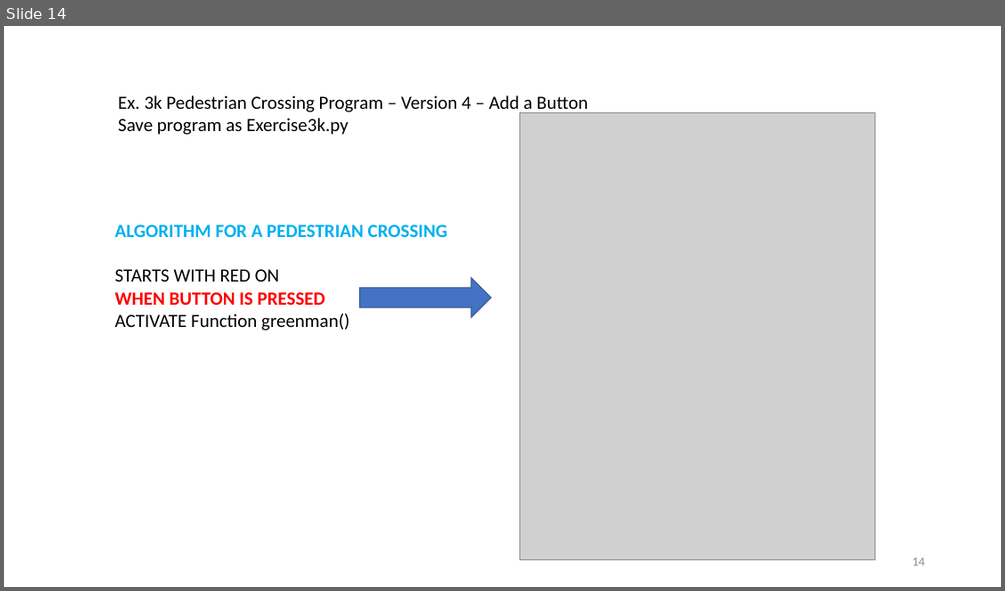
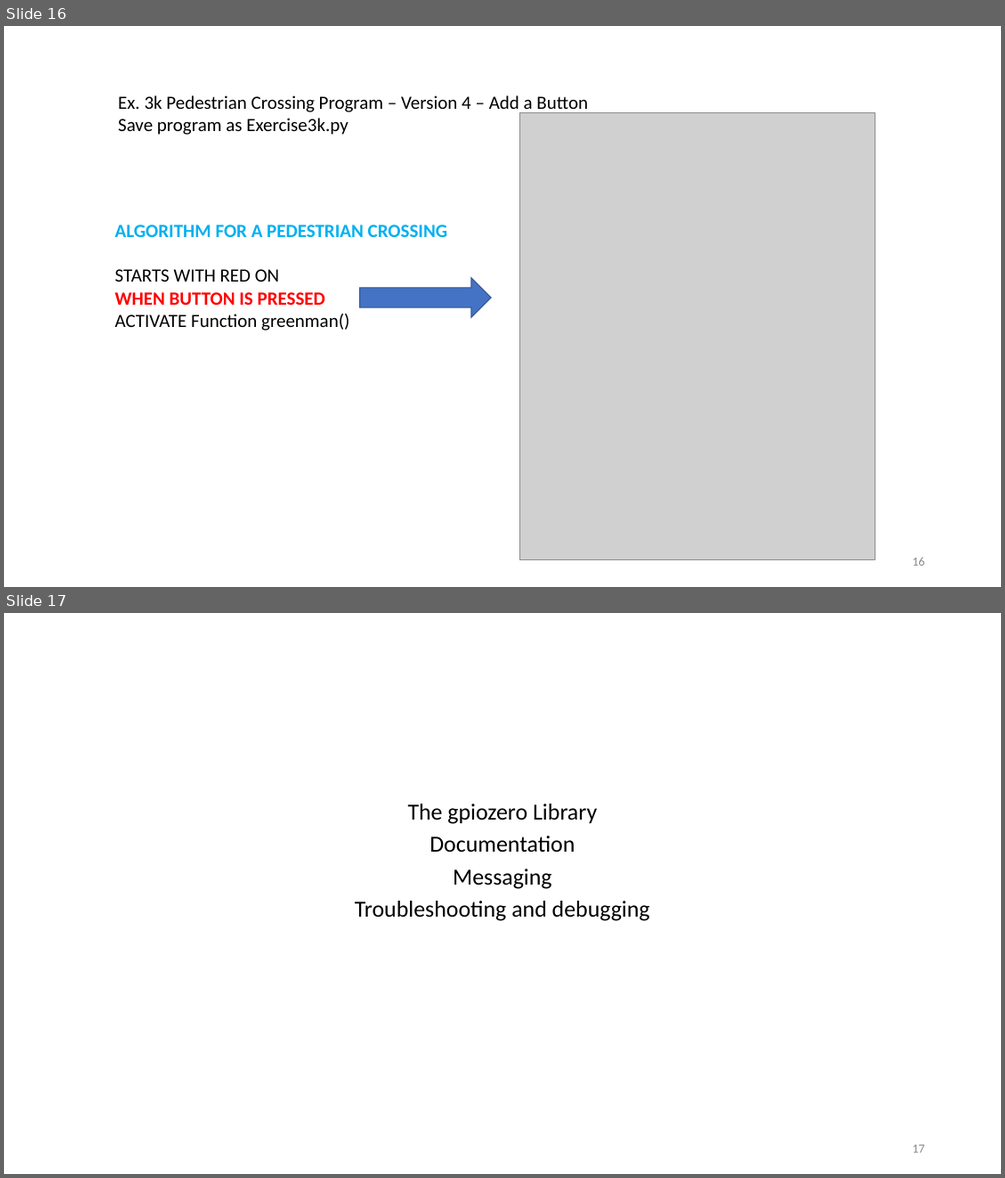
Before and after one commit to ssgoh/Intro_To_Raspberry_Pi, a slide deck: Week 2/021 - Lesson 2 - Pedestrian Crossing (WEEK 2).pptx. Shown one above the other, each under a label of ours: slide 14 before the commit, slides 16 and 17 after it. The pictures are 1005x591 and 1005x1178 pixels, drawn with LibreOffice and Linux fonts; fonts in the diff are those of the drawing; grey boxes stand for pictures. Boxes give left, top, right and bottom in pixels: in the first picture for what was removed or moved away, otherwise in the second. Text is boxed around its words. In the diff, an @@ line names an element or a change of style, - is before the commit and + after.

```diff
--- a/Week 2/021 - Lesson 2 - Pedestrian Crossing (WEEK 2).pptx
+++ b/Week 2/021 - Lesson 2 - Pedestrian Crossing (WEEK 2).pptx
@@ slide 17 added at [4,613,1001,1174], background #FFFFFF @@
@@ subtitle added at [355,803,650,921], 22.2 pt, text #000000 @@
+The gpiozero Library
+Documentation
+Messaging
+Troubleshooting and debugging
@@ page number added at [912,1144,924,1152], 12 pt, text #8C8C8C @@
+17
@@ what was slide 14 is now slide 16 @@
@@ page number at [912,557,924,565]: text changed @@
-14
+16
```
Also in this commit, not shown: 1 slide changed, 6 other slides added, 3 other files.
